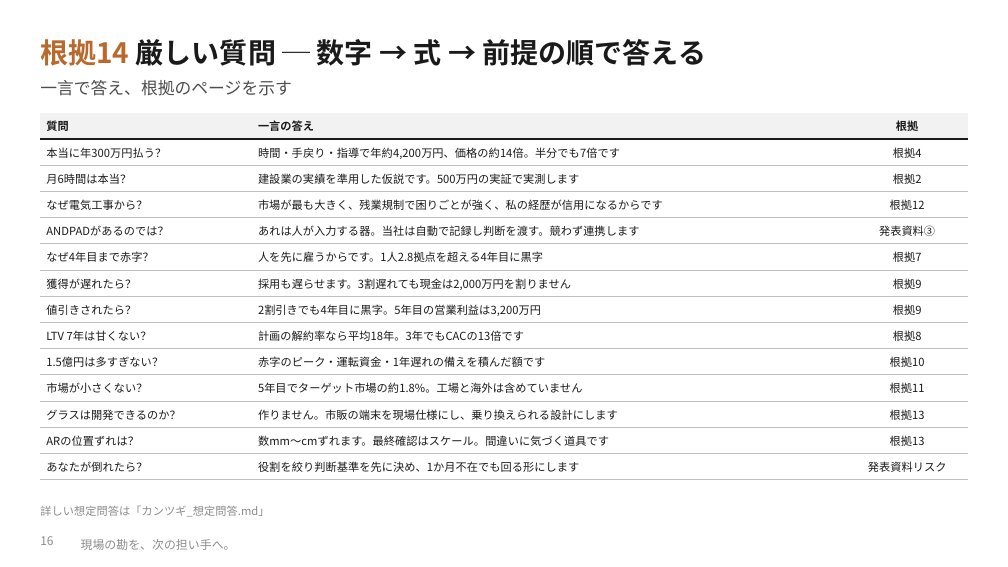
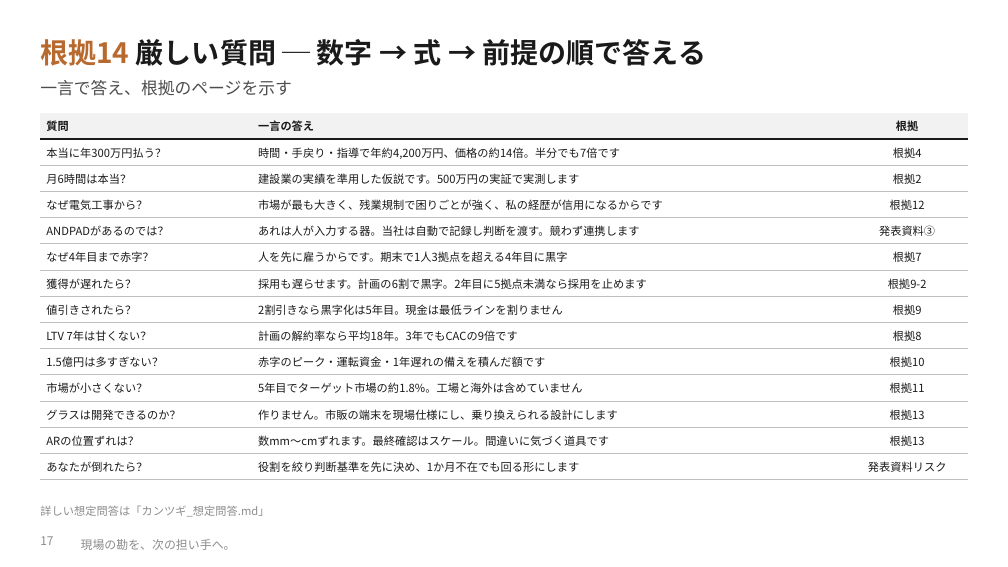
Before and after one commit to SEITOSHIKI/-ai-commute-audio-, a slide deck: slide 17 of deck/カンツギ_事業計画書_理論武装版.pptx (slide 16 before the commit). Drawn at 1008x567 pixels with LibreOffice and Linux fonts; fonts in the diff are those of the drawing; background and template pictures are left out. Boxes give left, top, right and bottom in pixels: in the first picture for what was removed or moved away, otherwise in the second. Text is boxed around its words. In the diff, an @@ line names an element or a change of style, - is before the commit and + after.

```diff
--- a/deck/カンツギ_事業計画書_理論武装版.pptx
+++ b/deck/カンツギ_事業計画書_理論武装版.pptx
@@ table at (40, 113, 968, 476) @@
-row 6, column 2: 人を先に雇うからです。1人2.8拠点を超える4年目に黒字
+row 6, column 2: 人を先に雇うからです。期末で1人3拠点を超える4年目に黒字
-row 7, column 2: 採用も遅らせます。3割遅れても現金は2,000万円を割りません
+row 7, column 2: 採用も遅らせます。計画の6割で黒字。2年目に5拠点未満なら採用を止めます
-row 7, column 3: 根拠9
+row 7, column 3: 根拠9-2
-row 8, column 2: 2割引きでも4年目に黒字。5年目の営業利益は3,200万円
+row 8, column 2: 2割引きなら黒字化は5年目。現金は最低ラインを割りません
-row 9, column 2: 計画の解約率なら平均18年。3年でもCACの13倍です
+row 9, column 2: 計画の解約率なら平均18年。3年でもCACの9倍です
@@ page number at (40, 536, 53, 545): text changed @@
-16
+17
```
Also in this commit, not shown: 8 other slides changed, 1 slide added, 13 other files.
